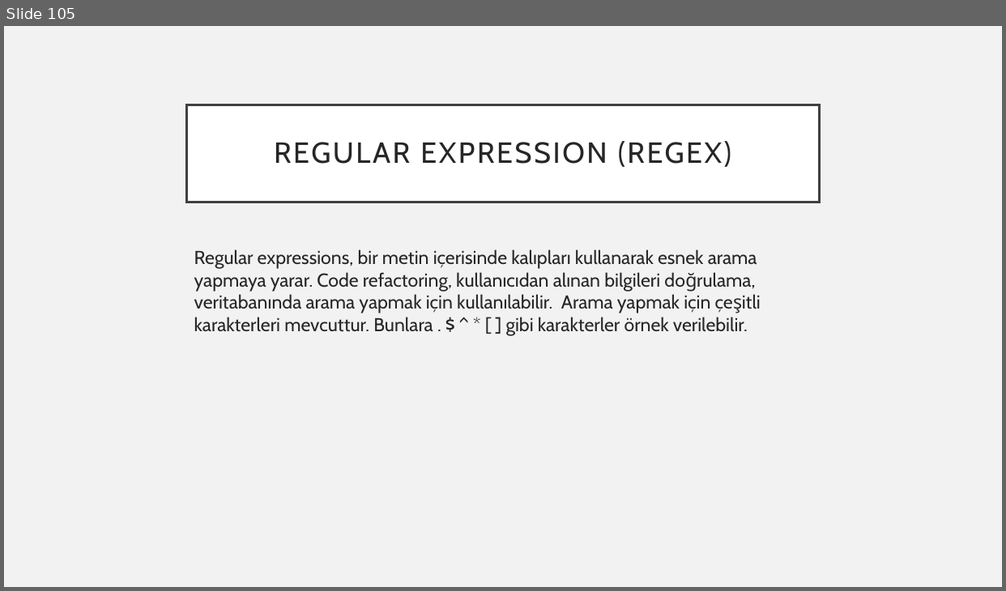
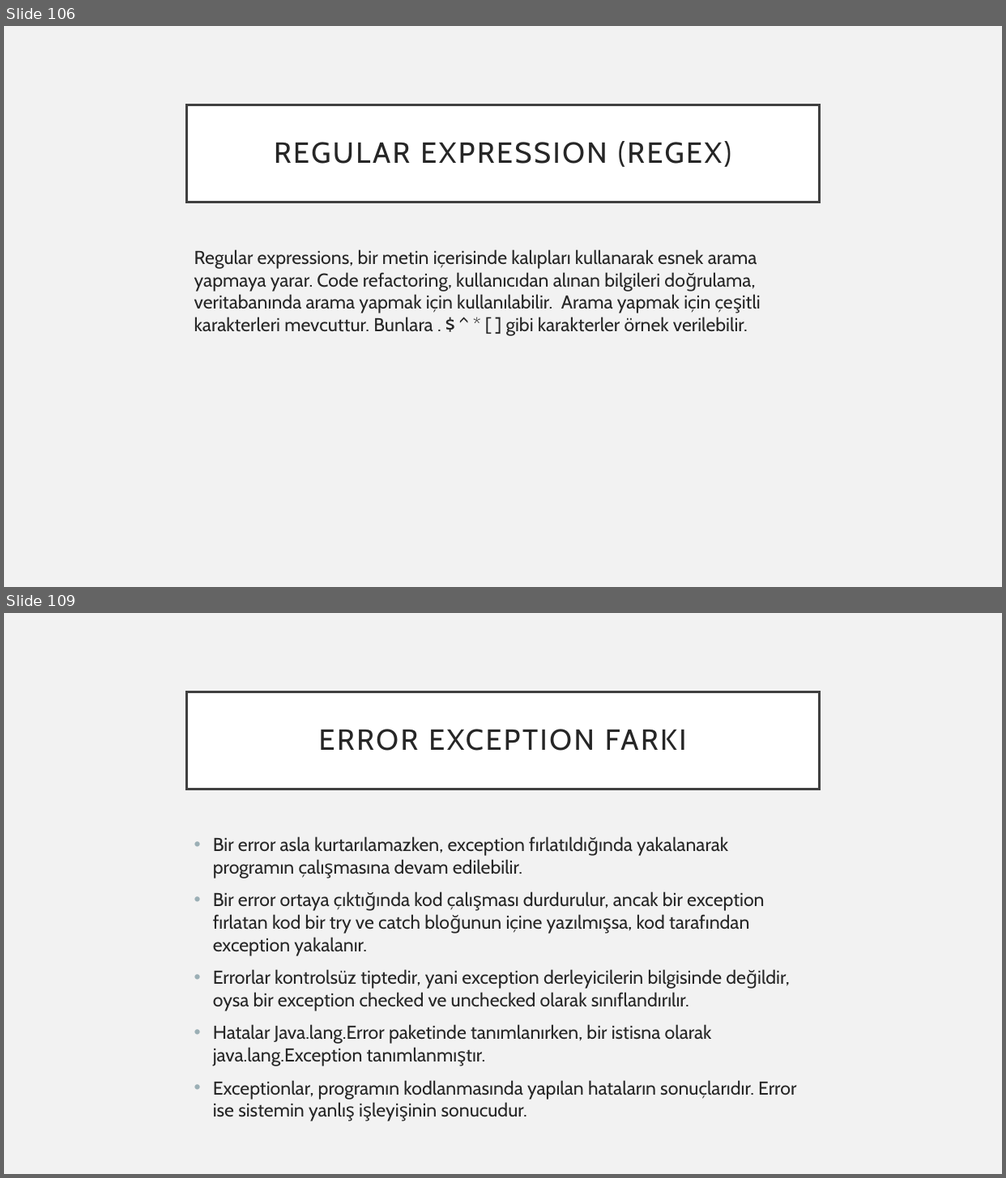
Before and after one commit to 207-Atmosware-Java-Bootcamp/5_hafta_sali_carsamba_odevi-ardakozann, a slide deck: Turkcell_bootcamp_ArdaKozan.pptx. Shown one above the other, each under a label of ours: slide 105 before the commit, slides 106 and 109 after it; the slides between them are not shown. The pictures are 1006x591 and 1006x1178 pixels, drawn with LibreOffice and Linux fonts; fonts in the diff are those of the drawing. Boxes give left, top, right and bottom in pixels: in the first picture for what was removed or moved away, otherwise in the second. Text is boxed around its words. In the diff, an @@ line names an element or a change of style, - is before the commit and + after.

```diff
--- a/Turkcell_bootcamp_ArdaKozan.pptx
+++ b/Turkcell_bootcamp_ArdaKozan.pptx
@@ slide 109 added at (4,613,1002,1174), background #F2F2F2 @@
@@ title added at (187,692,819,789), fill #FFFFFF, outline #404040 2.5 pt, 28 pt, text #262626 @@
+ERROR EXCEPTION FARKI
@@ text added at (213,837,796,1118), 18 pt, text #262626 @@
+• Bir error asla kurtarılamazken, exception fırlatıldığında yakalanarak programın çalışmasına devam edilebilir.
+• Bir error ortaya çıktığında kod çalışması durdurulur, ancak bir exception fırlatan kod bir try ve catch bloğunun içine yazılmışsa, kod tarafından exception yakalanır.
+• Errorlar kontrolsüz tiptedir, yani exception derleyicilerin bilgisinde değildir, oysa bir exception checked ve unchecked olarak sınıflandırılır.
+• Hatalar Java.lang.Error paketinde tanımlanırken, bir istisna olarak java.lang.Exception tanımlanmıştır.
+• Exceptionlar, programın kodlanmasında yapılan hataların sonuçlarıdır. Error ise sistemin yanlış işleyişinin sonucudur.
@@ what was slide 105 is now slide 106 @@
```
Also in this commit, not shown: 2 slides changed, 3 other slides added, 2 other files.
